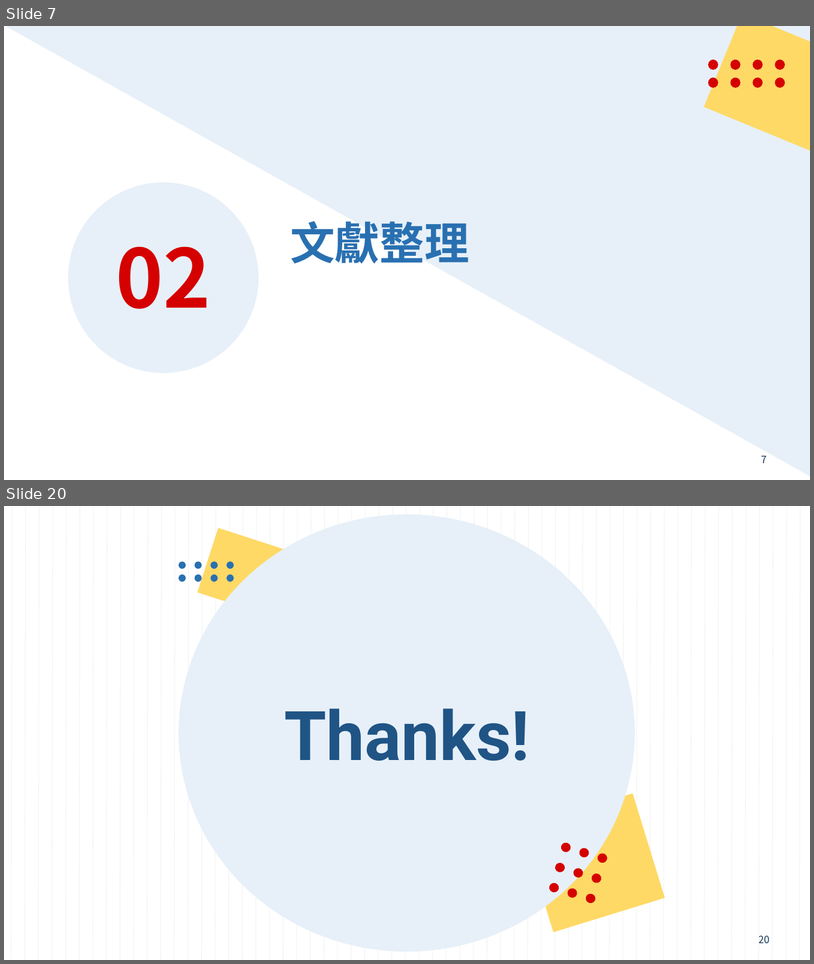
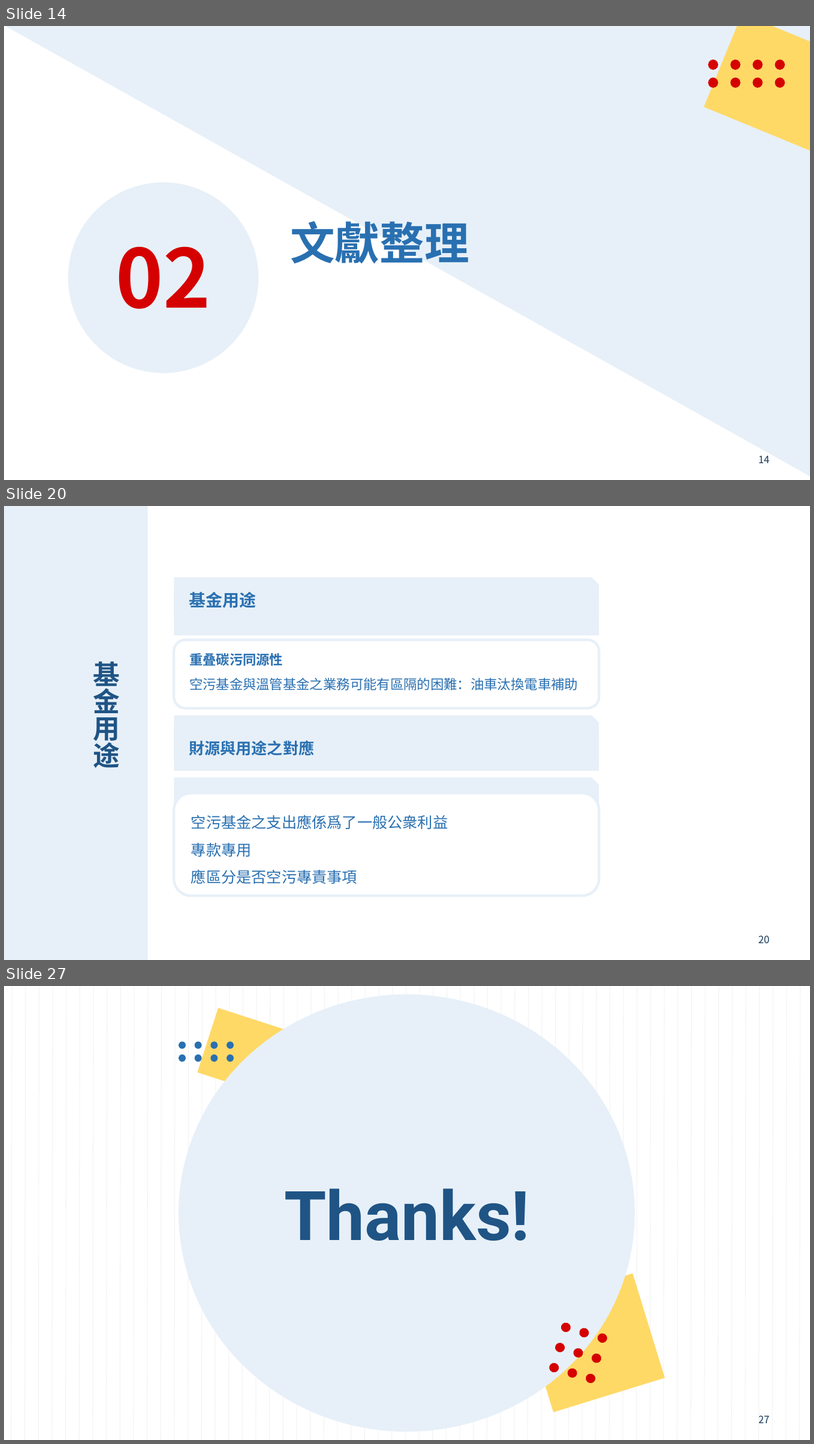
Before and after one commit to mt019/1121_Fiscal_Law, a slide deck: _material/_我的學期報告/_ppt/空氣污染防制基金.pptx. Shown one above the other, each under a label of ours: slides 7 and 20 before the commit, slides 14, 20 and 27 after it; the slides between them are not shown. The pictures are 814x964 and 814x1444 pixels, drawn with LibreOffice and Linux fonts; fonts in the diff are those of the drawing. Boxes give left, top, right and bottom in pixels: in the first picture for what was removed or moved away, otherwise in the second. Text is boxed around its words. In the diff, an @@ line names an element or a change of style, - is before the commit and + after.

```diff
--- a/_material/_我的學期報告/_ppt/空氣污染防制基金.pptx
+++ b/_material/_我的學期報告/_ppt/空氣污染防制基金.pptx
@@ slide 20 added at box(4, 506, 810, 960), background #FFFFFF; not listed: 1 template element that a slide beside it also shows @@
@@ rectangle added at box(4, 506, 148, 960), fill #E7F0F8 @@
@@ text added at box(174, 577, 599, 622), fill #E7F0F8, 20 pt, text #2970B1, bold @@
+基金用途
@@ rounded rectangle added at box(174, 640, 599, 708), fill #FFFFFF, outline #E7F0F8 3 pt, 16 pt, text #2970B1 @@
+重叠碳污同源性
+空污基金與溫管基金之業務可能有區隔的困難：油車汰換電車補助
@@ title added at box(93, 661, 120, 768), 32 pt, text #1F5485, bold @@
+基金用途
@@ snip rect added at box(174, 726, 599, 771), fill #E7F0F8, 18.6 pt, text #2970B1, bold @@
+財源與用途之對應
@@ rounded rectangle added at box(174, 793, 599, 895), fill #FFFFFF, outline #E7F0F8 3 pt, 18 pt, text #2970B1 @@
+空污基金之支出應係爲了一般公衆利益
+專款專用
+應區分是否空污專責事項
@@ what was slide 7 is now slide 14 @@
@@ page number at box(759, 455, 770, 463): text changed @@
-7
+14
@@ what was slide 20 is now slide 27 @@
@@ page number at box(759, 1415, 770, 1423): text changed @@
-20
+27
```
Also in this commit, not shown: 4 slides changed, 15 other slides added, 9 slides removed, 11 other files.
